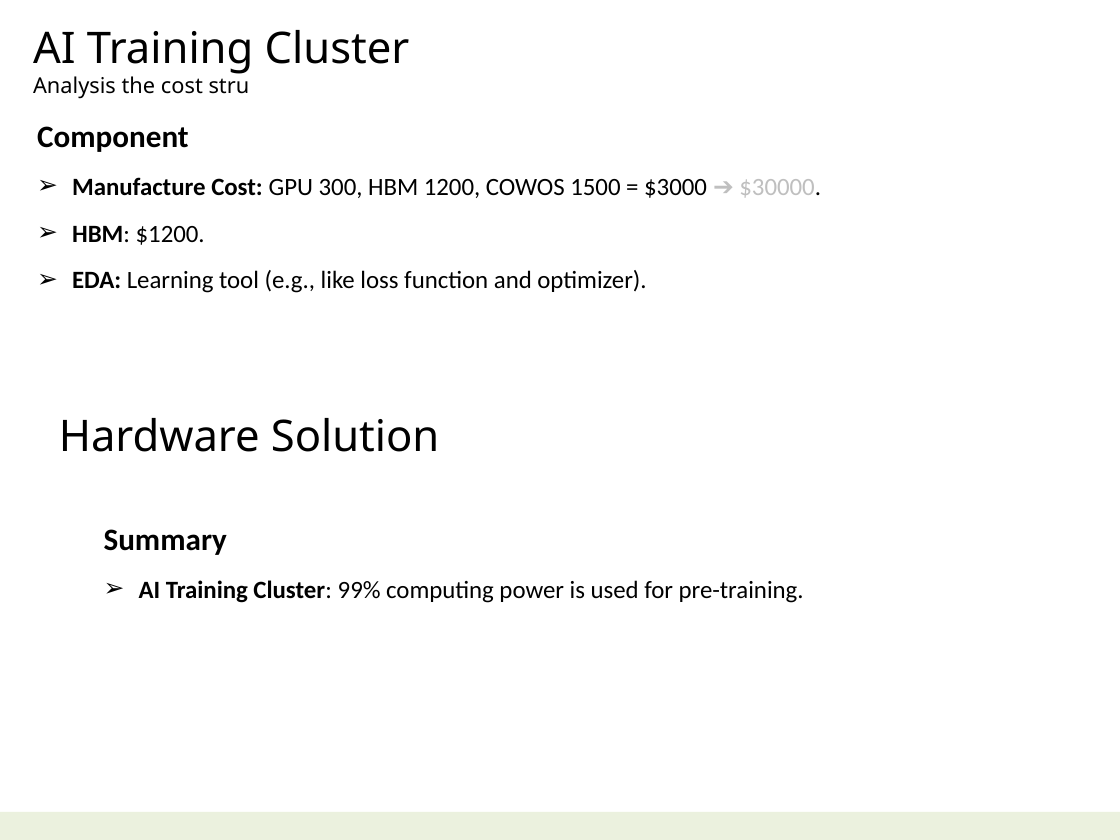
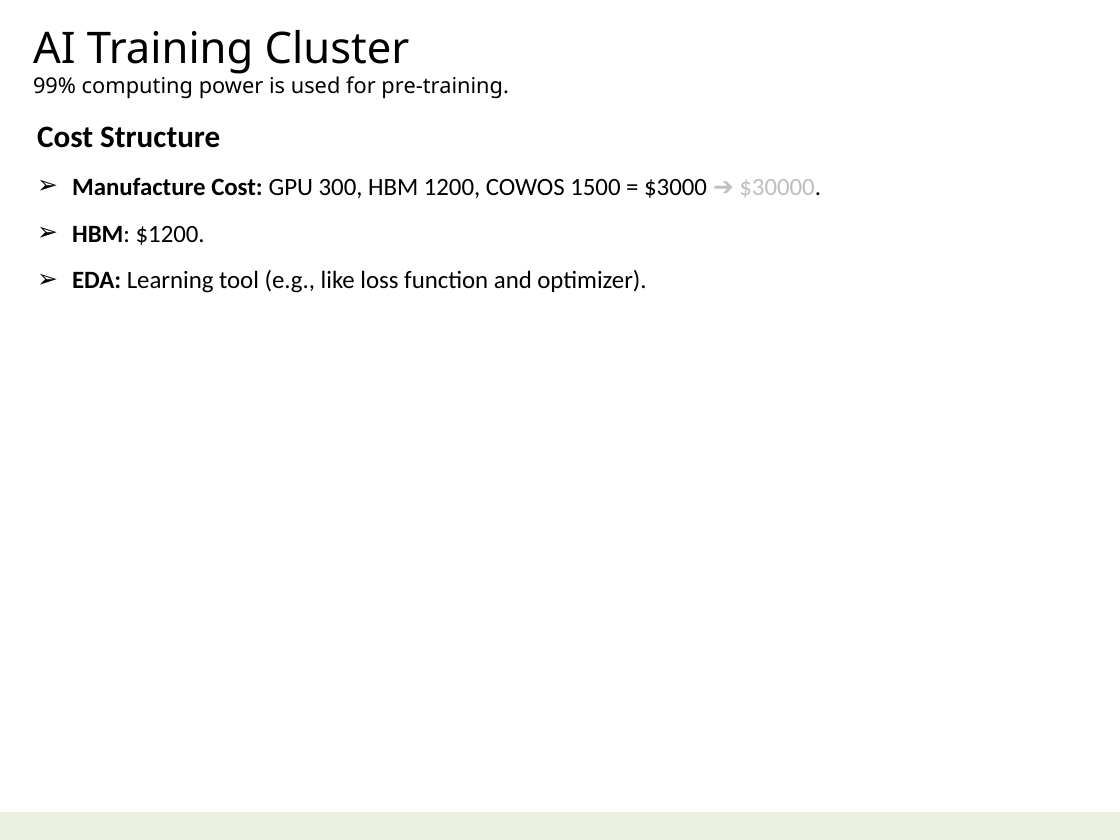
Before and after one commit to navibator/crazy-ai, a slide deck: slide 19 of ai.pptx (slide 21 before the commit). Drawn at 1120x840 pixels with LibreOffice and Linux fonts; fonts in the diff are those of the drawing. Boxes give left, top, right and bottom in pixels: in the first picture for what was removed or moved away, otherwise in the second. Text is boxed around its words. In the diff, an @@ line names an element or a change of style, - is before the commit and + after.

Commit message:
pre-training

```diff
--- a/ai.pptx
+++ b/ai.pptx
@@ text at <box>33,76,509,99</box>: text changed @@
-Analysis the cost stru
+99% computing power is used for pre-training.
@@ text at <box>37,126,220,148</box>: text changed @@
-Component
+Cost Structure
@@ text removed at <box>59,418,439,452</box> @@
-Hardware Solution
@@ text removed at <box>104,529,804,603</box> @@
-Summary
-➢ AI Training Cluster: 99% computing power is used for pre-training.
```
Also in this commit, not shown: 3 other slides changed, 3 slides added, 5 slides removed, 1 other file.
